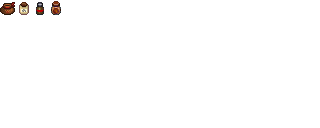
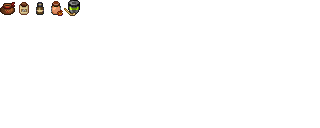
Layers edited between the first and the second 320 x 128 image:
painted on "Layer 1" over [19, 0, 80, 16]
